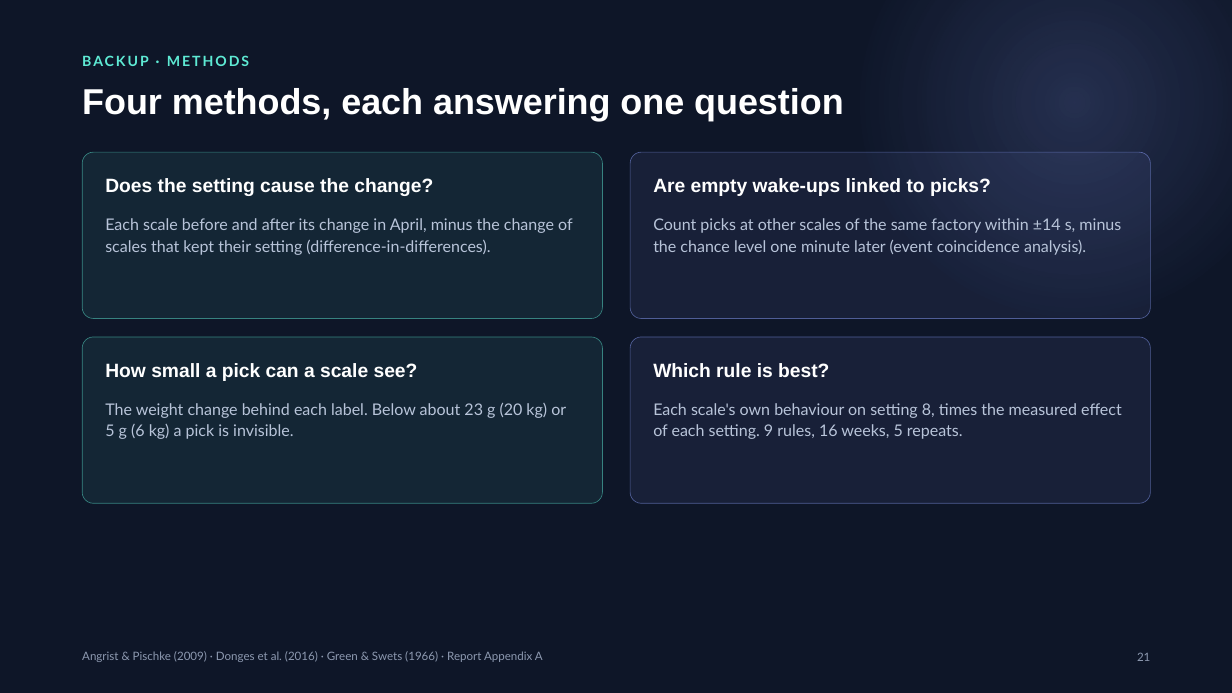
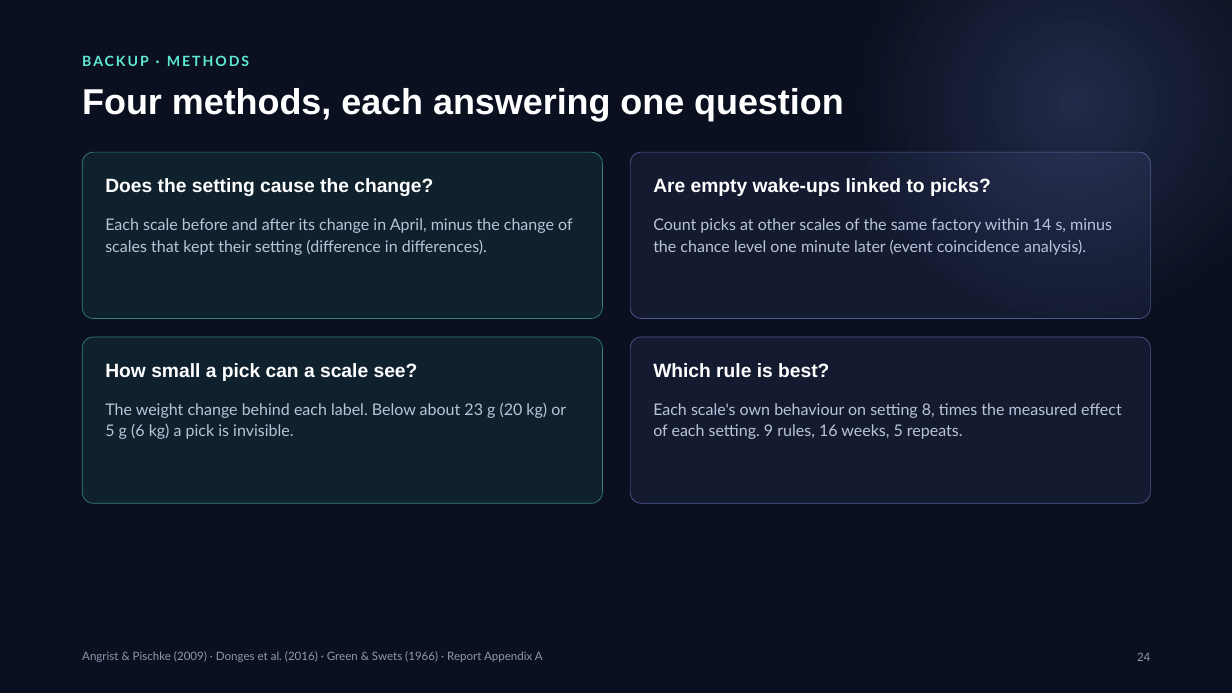
Before and after one commit to erenalpckroglu/smartbin-sensor-optimization, a slide deck: slide 24 of presentation/SmartBin – CTO presentation.pptx (slide 21 before the commit). Drawn at 1232x693 pixels with LibreOffice and Linux fonts; fonts in the diff are those of the drawing. Boxes give left, top, right and bottom in pixels: in the first picture for what was removed or moved away, otherwise in the second. Text is boxed around its words. In the diff, an @@ line names an element or a change of style, - is before the commit and + after.

```diff
--- a/presentation/SmartBin – CTO presentation.pptx
+++ b/presentation/SmartBin – CTO presentation.pptx
@@ background #0E1628 to #0A1020 @@
@@ text at [105,218,573,255]: text changed @@
-Each scale before and after its change in April, minus the change of scales that kept their setting (difference-in-differences).
+Each scale before and after its change in April, minus the change of scales that kept their setting (difference in differences).
@@ text at [653,218,1112,255]: text changed @@
-Count picks at other scales of the same factory within ±14 s, minus the chance level one minute later (event coincidence analysis).
+Count picks at other scales of the same factory within 14 s, minus the chance level one minute later (event coincidence analysis).
@@ text at [1137,652,1150,661]: text changed @@
-21
+24
```
Also in this commit, not shown: 21 other slides changed, 2 slides added, 24 other files.
